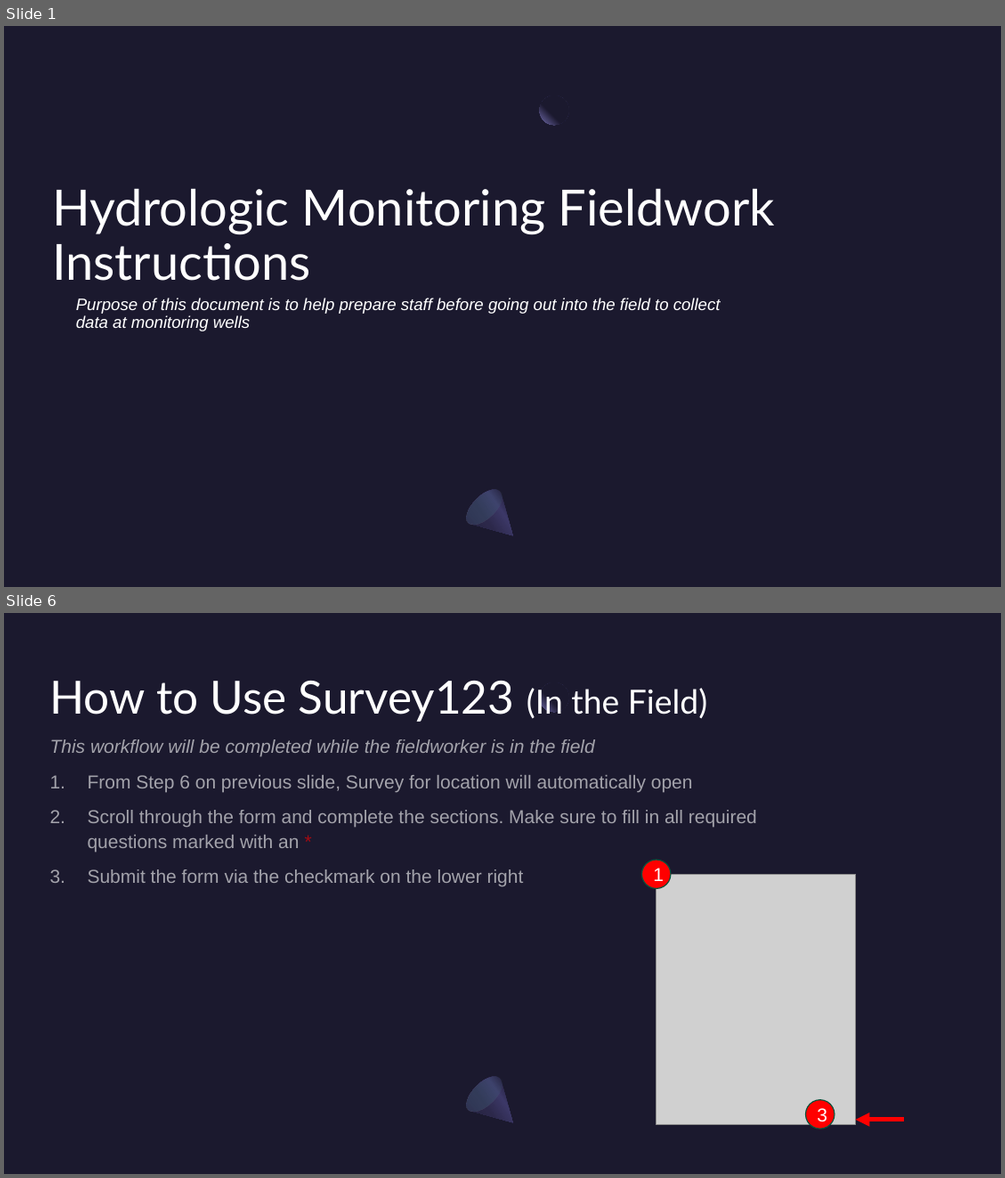
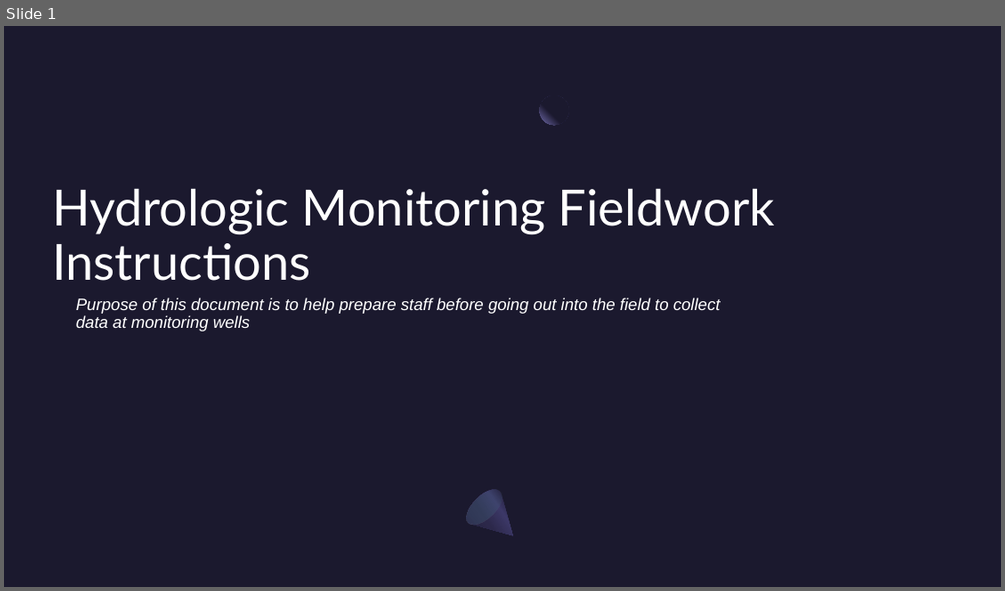
Before and after one commit to NWFWMD-IT/Hydrologic-Monitoring-Project, a slide deck: documents/user_guides/Hydrologic-Monitoring-Project-Fieldwork-Instructions.pptx. Shown one above the other, each under a label of ours: slides 1 and 6 before the commit, slide 1 after it; the slides between them are not shown. The pictures are 1005x1178 and 1005x591 pixels, drawn with LibreOffice and Linux fonts; fonts in the diff are those of the drawing; grey boxes stand for pictures. Boxes give left, top, right and bottom in pixels: in the first picture for what was removed or moved away, otherwise in the second. Text is boxed around its words. In the diff, an @@ line names an element or a change of style, - is before the commit and + after.

```diff
--- a/documents/user_guides/Hydrologic-Monitoring-Project-Fieldwork-Instructions.pptx
+++ b/documents/user_guides/Hydrologic-Monitoring-Project-Fieldwork-Instructions.pptx
@@ slide 6 removed at (4,613,1001,1174), background #1B192E; not listed: 3 template elements that a slide beside it also shows @@
@@ title removed at (50,681,707,722) @@
-How to Use Survey123 (In the Field)
@@ text removed at (50,739,757,887) @@
-This workflow will be completed while the fieldworker is in the field
-1. From Step 6 on previous slide, Survey for location will automatically open
-2. Scroll through the form and complete the sections. Make sure to fill in all required questions marked with an *
-3. Submit the form via the checkmark on the lower right
@@ ellipse removed at (642,860,671,889) @@
-1
@@ picture removed at (656,874,855,1125) @@
@@ ellipse removed at (806,1100,834,1129) @@
-3
@@ arrow removed from (904, 1119) to (856, 1119) @@
```
Also in this commit, not shown: 5 slides changed, 4 slides added.
